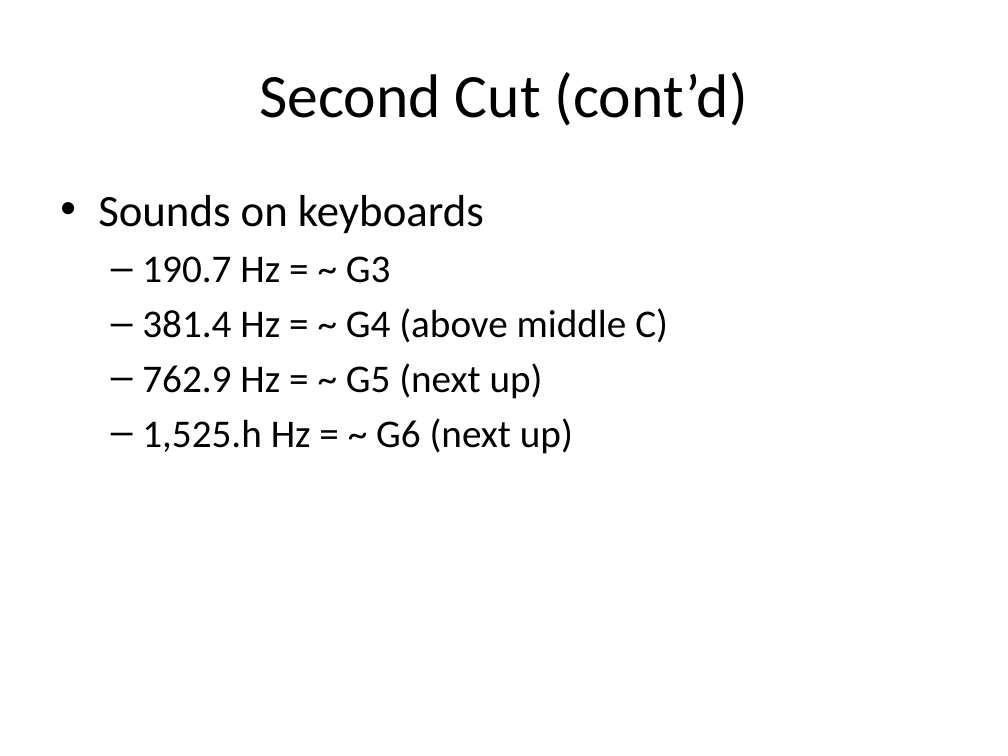
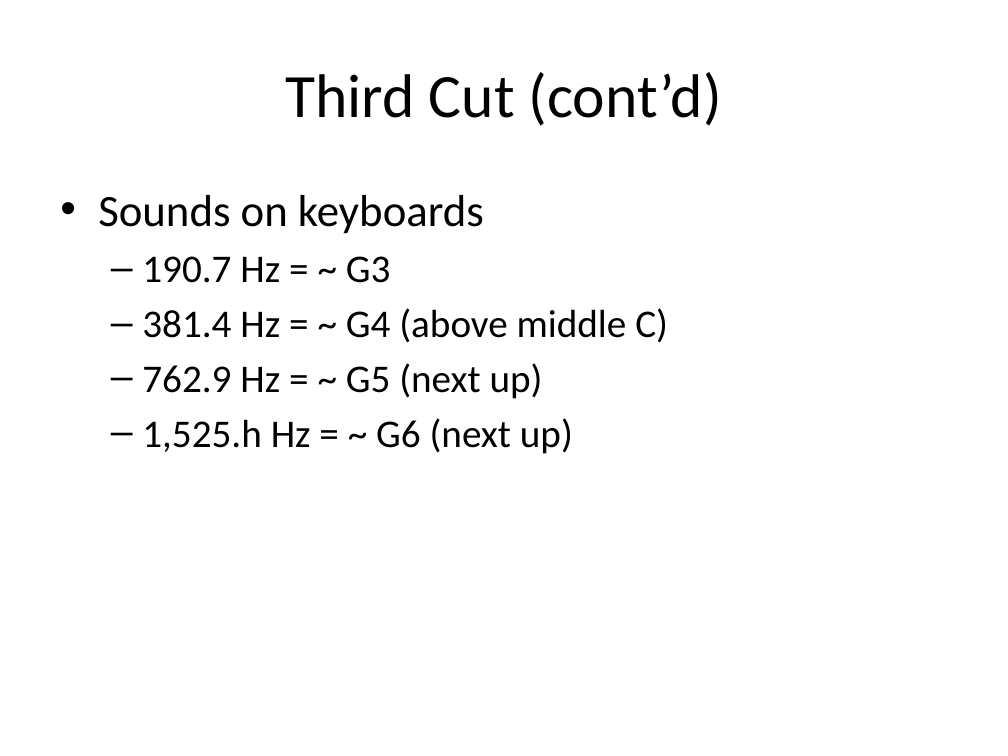
Before and after one commit to douggilliland/MultiComp, a slide deck: slide 13 of MultiComp (VHDL Template)/Components/SoundGen/Documentation/Sound Generator.pptx (slide 4 before the commit). Drawn at 1008x756 pixels with LibreOffice and Linux fonts; fonts in the diff are those of the drawing. Boxes give left, top, right and bottom in pixels: in the first picture for what was removed or moved away, otherwise in the second. Text is boxed around its words. In the diff, an @@ line names an element or a change of style, - is before the commit and + after.

```diff
--- a/MultiComp (VHDL Template)/Components/SoundGen/Documentation/Sound Generator.pptx
+++ b/MultiComp (VHDL Template)/Components/SoundGen/Documentation/Sound Generator.pptx
@@ title at (x1=286, y1=72, x2=722, y2=126): text changed @@
-Second Cut (cont’d)
+Third Cut (cont’d)
```
Also in this commit, not shown: 8 other slides changed, 9 slides added.
